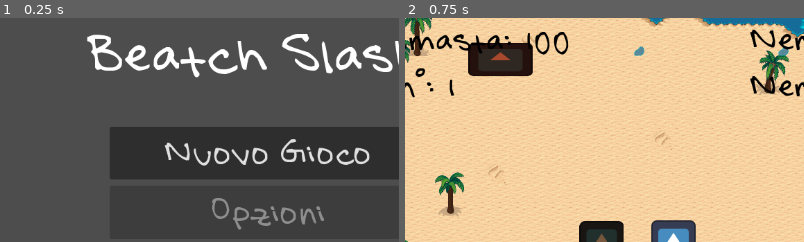
Above: before the commit, frames 1-2 (left to right).
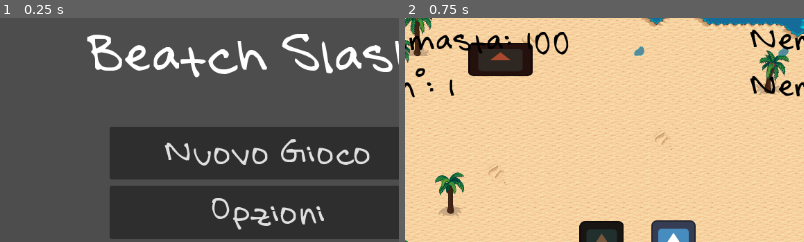
Above: after the commit, the same moments.

Repository: xMarcoMax/BeatchSlash
Game: Godot game, scene res://Scenes/main_menu.tscn
The game is run twice, just before and just after one commit, with the same random seed, the same clock (stepped at 60 frames per second) and the same inputs. The engine's default icon, where the game draws it, is replaced by a stand-in: a white triangle on a blue panel in a dark square.
Inputs:
- Up to frame 1 (0.25 s): no input
- Up to frame 2 (0.75 s): click "Nuovo Gioco" at 0.5 s
The pictures show only the part of the screen within x 16-66%, y 0-50%; the shares and areas given below are measured in that part.

The runs differ from the first frame. In frame 1, 0.8% of the frame differs, in the area x 53-82%, y 80-95%; in frame 2, nothing differs.

Commit message:
Modifica musica meù principale

Diff:
--- a/Scenes/main_menu.tscn
+++ b/Scenes/main_menu.tscn
@@ -2,7 +2,7 @@
 
 [ext_resource type="FontFile" uid="uid://ca1jm1oqv16by" path="res://Assets/Fonts/Summer.ttf" id="1_28flt"]
 [ext_resource type="Script" uid="uid://bmfx0l8kwsby" path="res://Scripts/main_menu.gd" id="1_48xlc"]
-[ext_resource type="AudioStream" uid="uid://h4py13poqfn3" path="res://Assets/Music/summer-funky-dance-314907.mp3" id="3_1ehe0"]
+[ext_resource type="AudioStream" uid="uid://cq0ndyxcfqyn0" path="res://Assets/Music/main menu.mp3" id="3_1ehe0"]
 
 [sub_resource type="StyleBoxEmpty" id="StyleBoxEmpty_48xlc"]
 
@@ -57,7 +57,6 @@
 theme_override_fonts/font = ExtResource("1_28flt")
 theme_override_font_sizes/font_size = 40
 theme_override_styles/focus = SubResource("StyleBoxEmpty_48xlc")
-disabled = true
 text = "Opzioni"
 
 [node name="Tutorial" type="Button" parent="VBoxContainer"]
Not shown, added: Assets/Music/main menu.mp3.import
Not shown, added: export_presets.cfg
Not shown, added: Assets/Music/main menu.mp3
